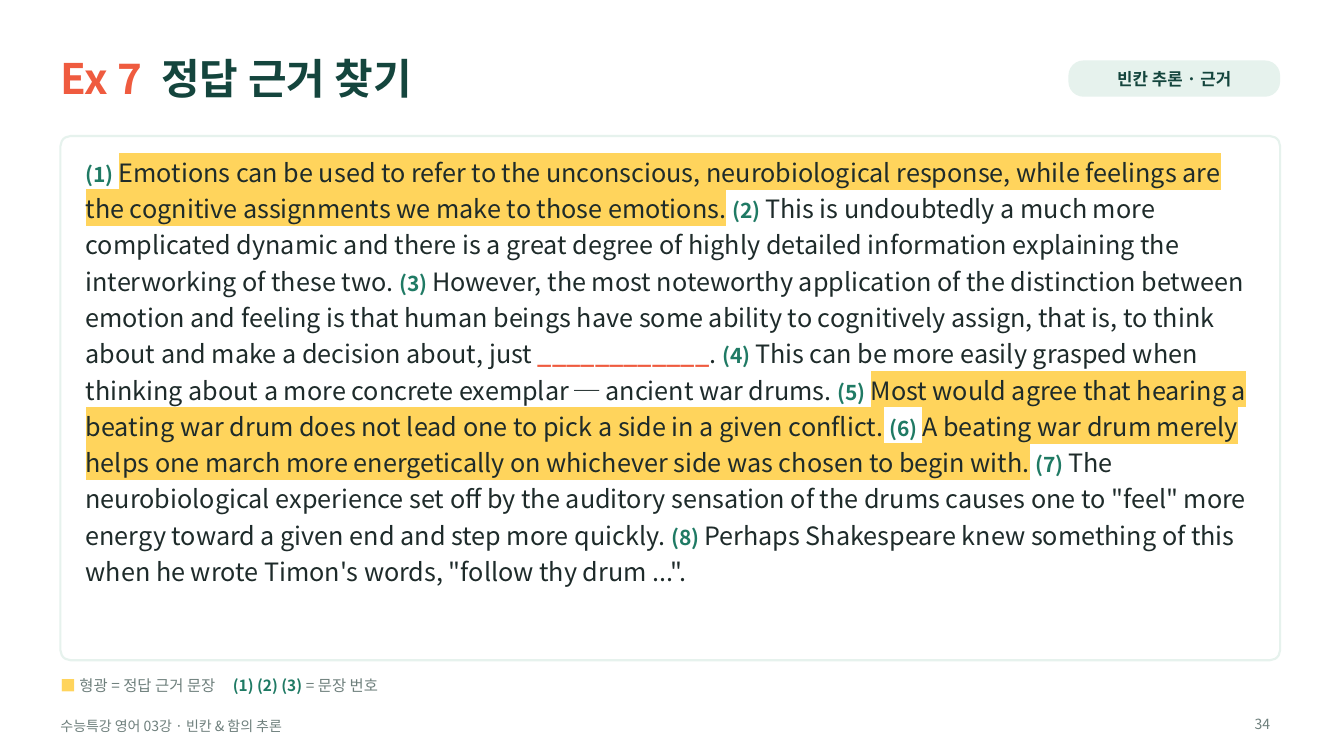
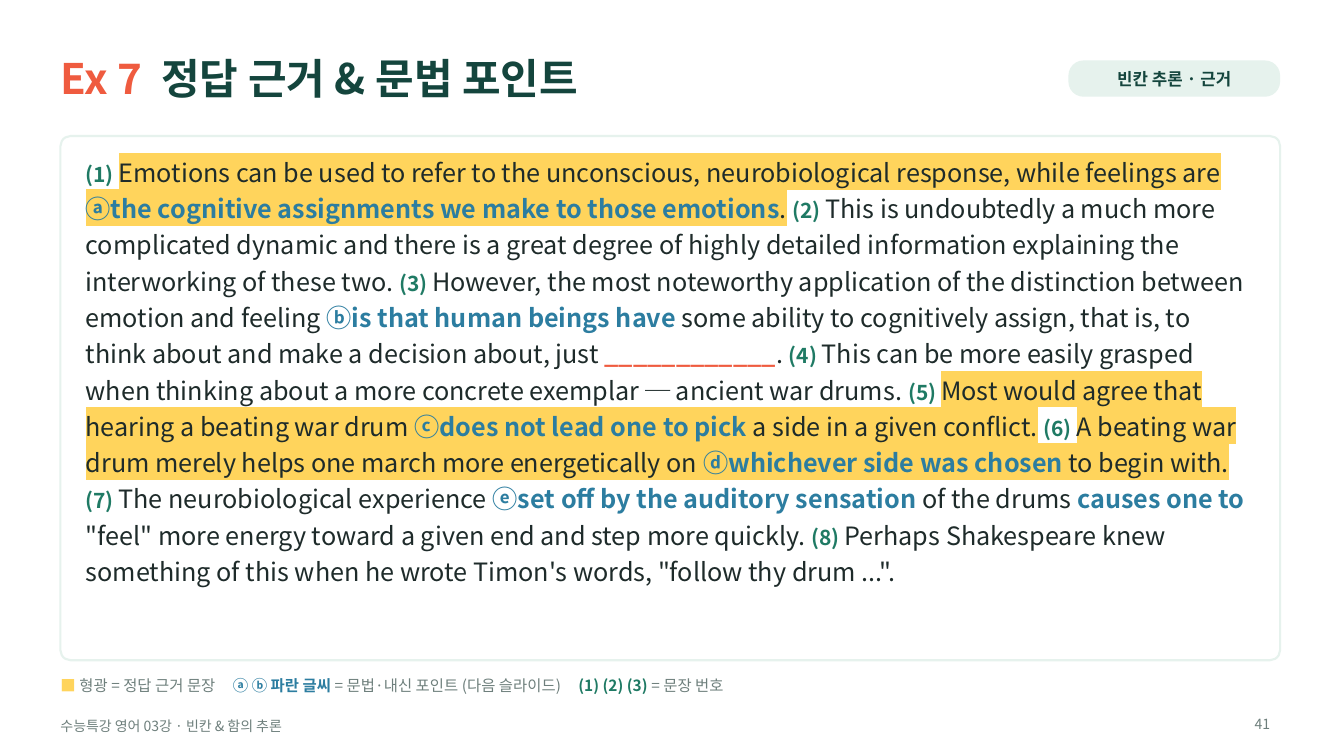
Before and after one commit to HUFSDavid/HUFSDavid, a slide deck: slide 41 of 수능특강_영어_03강_수업PPT.pptx (slide 34 before the commit). Drawn at 1344x756 pixels with LibreOffice and Linux fonts; fonts in the diff are those of the drawing. Boxes give left, top, right and bottom in pixels: in the first picture for what was removed or moved away, otherwise in the second. Text is boxed around its words. In the diff, an @@ line names an element or a change of style, - is before the commit and + after.

```diff
--- a/수능특강_영어_03강_수업PPT.pptx
+++ b/수능특강_영어_03강_수업PPT.pptx
@@ title at box(60, 58, 578, 98): text changed @@
-Ex 7 정답 근거 찾기
+Ex 7 정답 근거 & 문법 포인트
@@ text at box(86, 161, 1245, 587): text changed @@
-(1) Emotions can be used to refer to the unconscious, neurobiological response, while feelings are the cognitive assignments we make to those emotions. (2) This is undoubtedly a much more complicated dynamic and there is a great degree of highly detailed information explaining the interworking of these two. (3) However, the most noteworthy application of the distinction between emotion and feeling is that human beings have some ability to cognitively assign, that is, to think about and make a decision about, just ____________. (4) This can be more easily grasped when thinking about a more concrete exemplar ─ ancient war drums. (5) Most would agree that hearing a beating war drum does not lead one to pick a side in a given conflict. (6) A beating war drum merely helps one march more energetically on whichever side was chosen to begin with. (7) The neurobiological experience set off by the auditory sensation of the drums causes one to "feel" more energy toward a given end and step more quickly. (8) Perhaps Shakespeare knew something of this when he wrote Timon's words, "follow thy drum ...".
+(1) Emotions can be used to refer to the unconscious, neurobiological response, while feelings are ⓐthe cognitive assignments we make to those emotions. (2) This is undoubtedly a much more complicated dynamic and there is a great degree of highly detailed information explaining the interworking of these two. (3) However, the most noteworthy application of the distinction between emotion and feeling ⓑis that human beings have some ability to cognitively assign, that is, to think about and make a decision about, just ____________. (4) This can be more easily grasped when thinking about a more concrete exemplar ─ ancient war drums. (5) Most would agree that hearing a beating war drum ⓒdoes not lead one to pick a side in a given conflict. (6) A beating war drum merely helps one march more energetically on ⓓwhichever side was chosen to begin with. (7) The neurobiological experience ⓔset off by the auditory sensation of the drums causes one to "feel" more energy toward a given end and step more quickly. (8) Perhaps Shakespeare knew something of this when he wrote Timon's words, "follow thy drum ...".
@@ text at box(79, 678, 723, 694): text changed @@
-■ 형광 = 정답 근거 문장 (1) (2) (3) = 문장 번호
+■ 형광 = 정답 근거 문장 ⓐ ⓑ 파란 글씨 = 문법·내신 포인트 (다음 슬라이드) (1) (2) (3) = 문장 번호
@@ page number at box(1255, 719, 1271, 729): text changed @@
-34
+41
```
Also in this commit, not shown: 12 other slides changed, 13 slides added, 1 slide removed.
